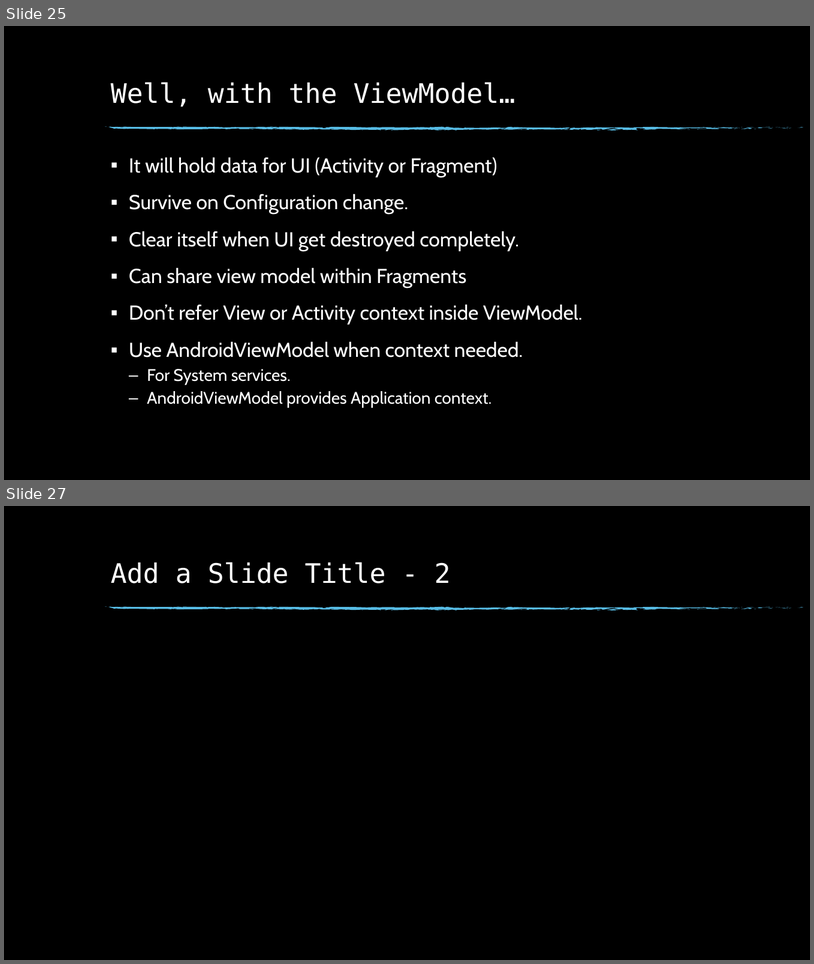
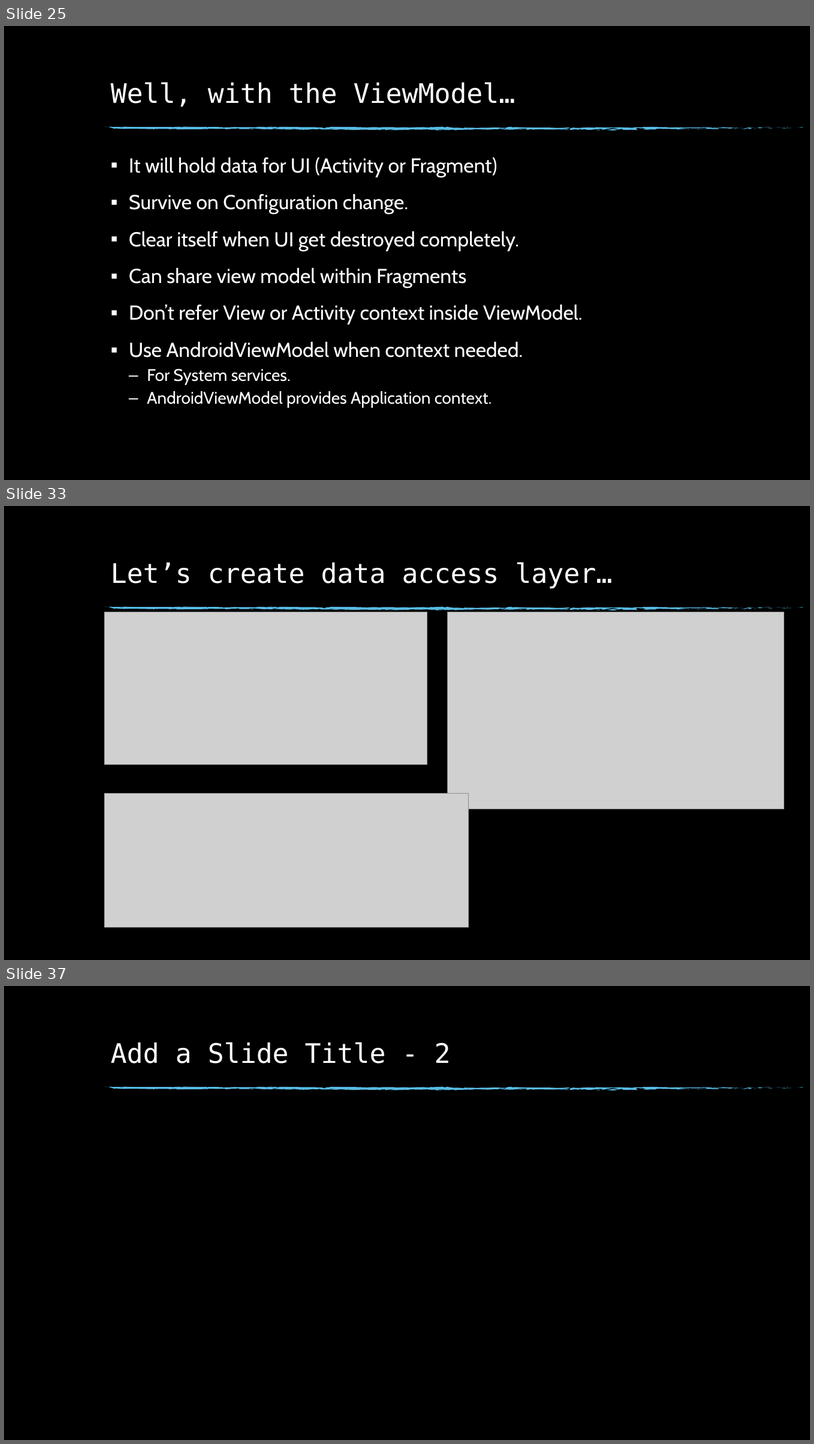
Before and after one commit to sanathe06/meetup2018-02-22, a slide deck: Android Architecture Components.pptx. Shown one above the other, each under a label of ours: slides 25 and 27 before the commit, slides 25, 33 and 37 after it; the slides between them are not shown. The pictures are 814x964 and 814x1444 pixels, drawn with LibreOffice and Linux fonts; fonts in the diff are those of the drawing; grey boxes stand for pictures; background and template pictures are left out. Boxes give left, top, right and bottom in pixels: in the first picture for what was removed or moved away, otherwise in the second. Text is boxed around its words. In the diff, an @@ line names an element or a change of style, - is before the commit and + after.

```diff
--- a/Android Architecture Components.pptx
+++ b/Android Architecture Components.pptx
@@ slide 33 added at <box>4,506,810,960</box>, background picture (left out); not listed: 74 template elements that a slide beside it also shows @@
@@ title added at <box>111,562,612,588</box>, 32 pt, text #FFFFFF @@
+Let’s create data access layer…
@@ picture added at <box>104,612,427,765</box> @@
@@ picture added at <box>447,612,785,809</box> @@
@@ picture added at <box>104,793,468,927</box> @@
@@ what was slide 27 is now slide 37 @@
```
Also in this commit, not shown: 1 slide changed, 9 other slides added, 6 other files.
